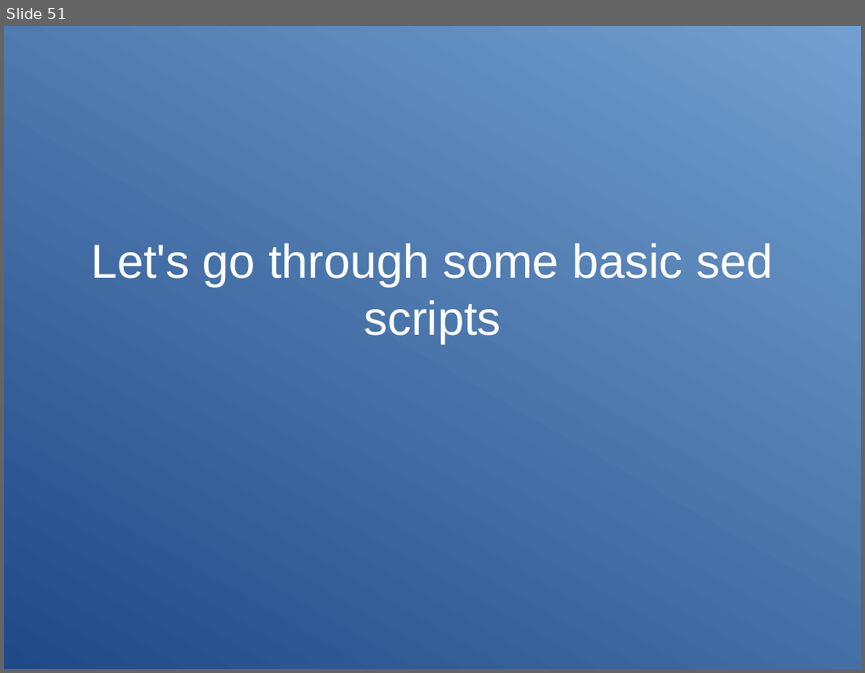
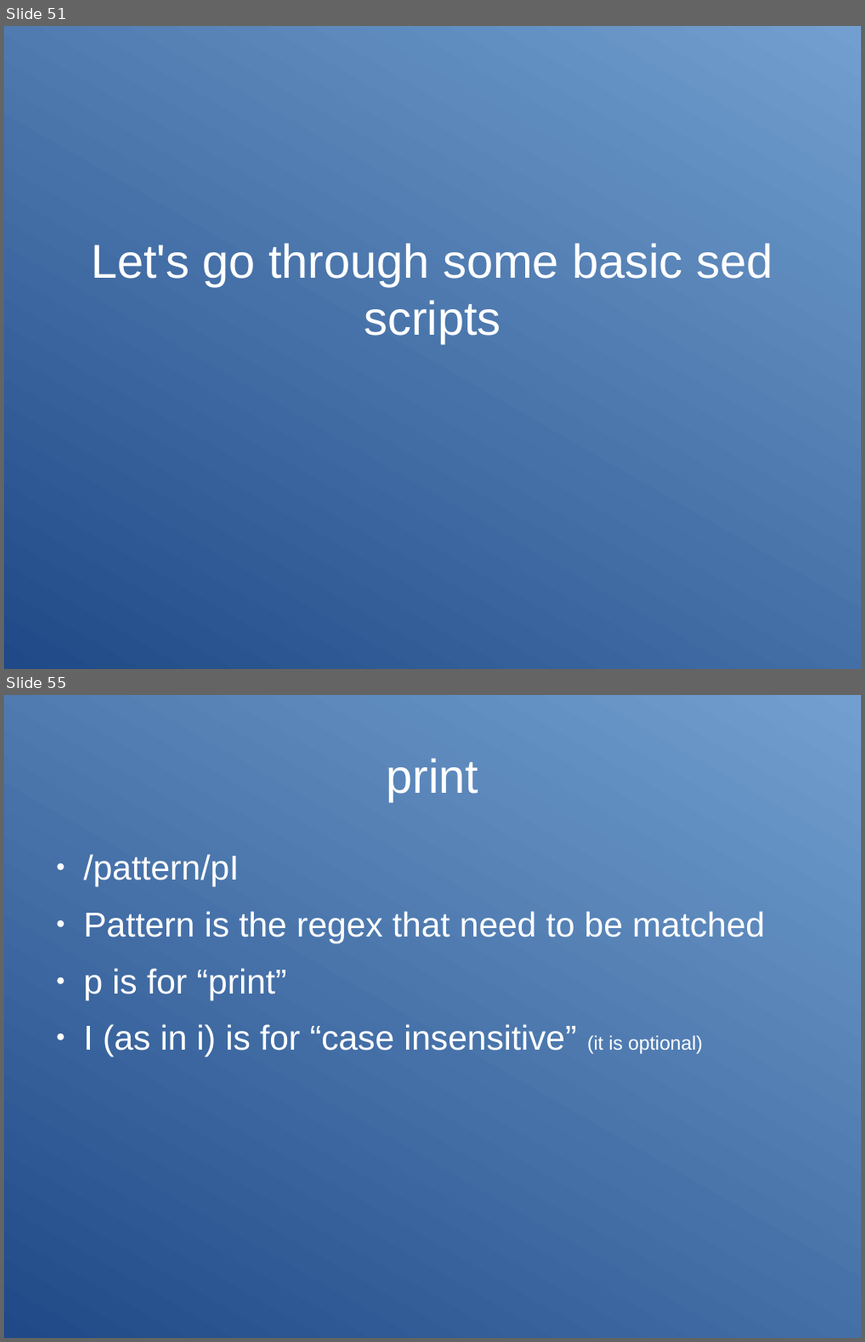
Before and after one commit to Clibre/An-introduction-to-bash, a slide deck: presentation.odp. Shown one above the other, each under a label of ours: slide 51 before the commit, slides 51 and 55 after it; the slides between them are not shown. The pictures are 865x673 and 865x1342 pixels, drawn with LibreOffice and Linux fonts; fonts in the diff are those of the drawing. Boxes give left, top, right and bottom in pixels: in the first picture for what was removed or moved away, otherwise in the second. Text is boxed around its words. In the diff, an @@ line names an element or a change of style, - is before the commit and + after.

```diff
--- a/presentation.odp
+++ b/presentation.odp
@@ slide 55 added at [4,695,861,1338], background gradient #204A87 to #729FCF @@
@@ title added at [386,758,479,801], 44 pt, text #FFFFFF @@
+print
@@ text added at [84,854,765,1056], 32 pt, text #FFFFFF @@
+● /pattern/pI
+● Pattern is the regex that need to be matched
+● p is for “print”
+● I (as in i) is for “case insensitive” (it is optional)
```
Also in this commit, not shown: 2 slides changed, 4 other slides added, 2 other files.
